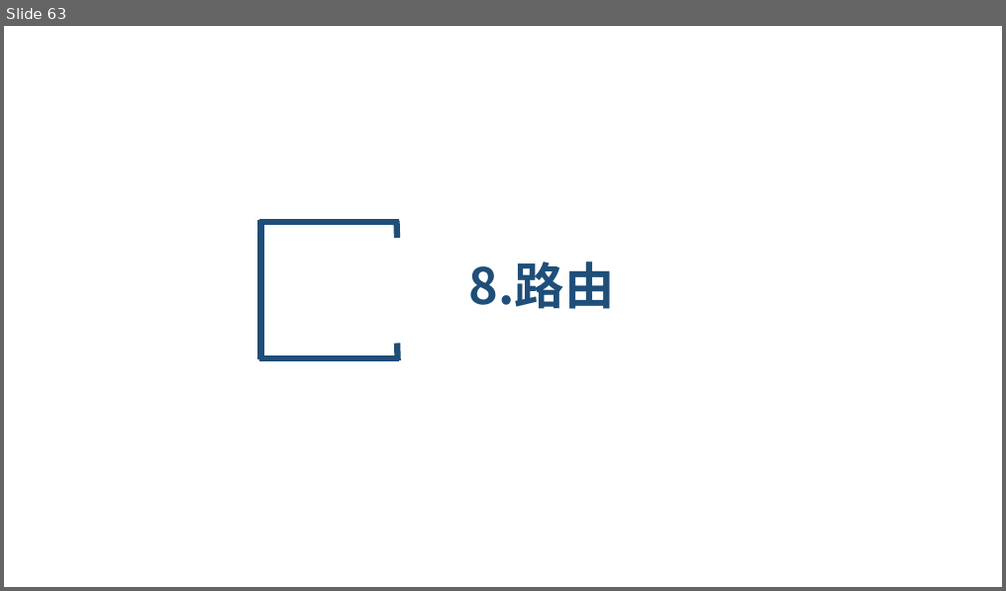
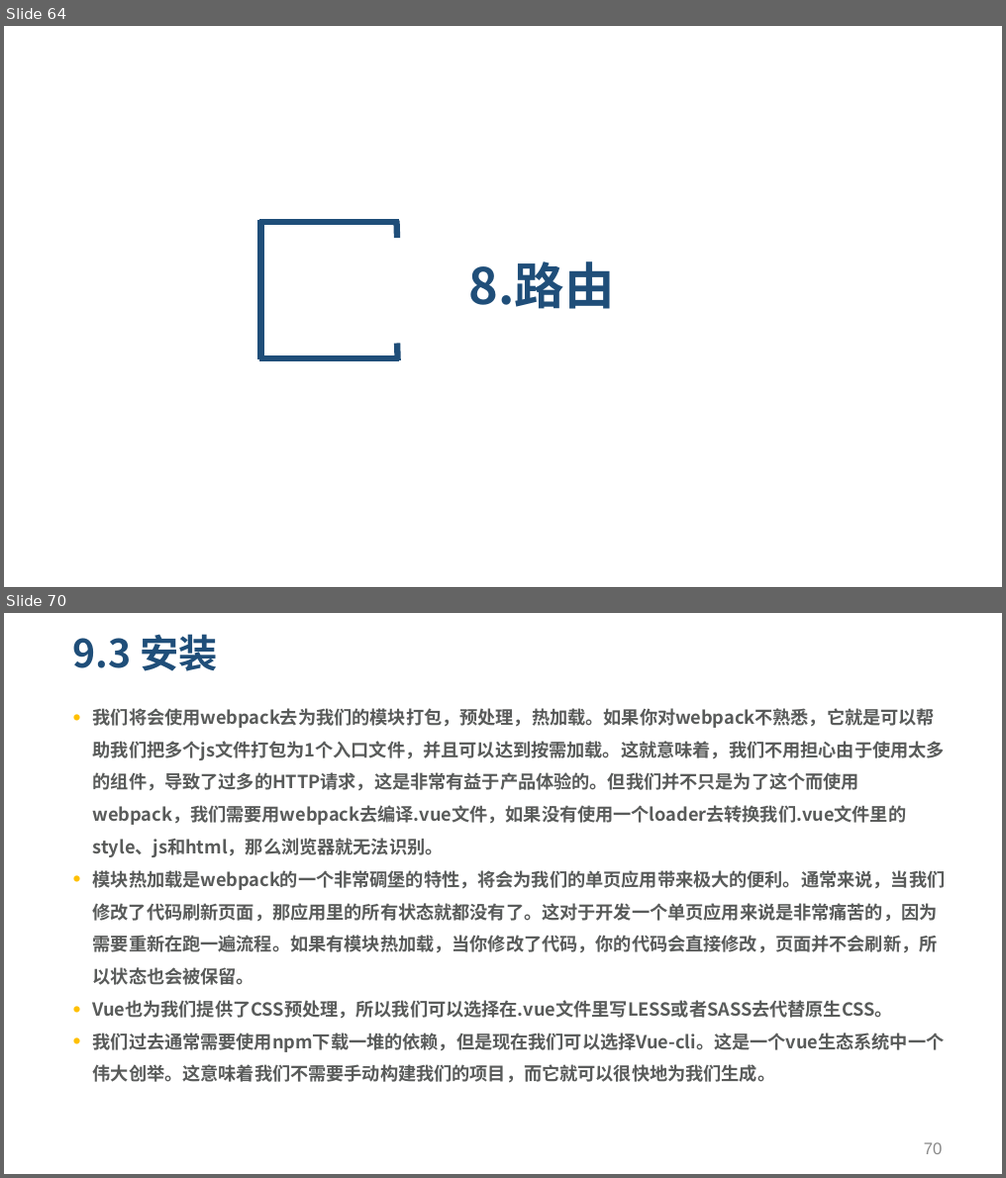
Before and after one commit to yxl2628/vuejs, a slide deck: 03 vue高级特性.pptx. Shown one above the other, each under a label of ours: slide 63 before the commit, slides 64 and 70 after it; the slides between them are not shown. The pictures are 1006x591 and 1006x1178 pixels, drawn with LibreOffice and Linux fonts; fonts in the diff are those of the drawing. Boxes give left, top, right and bottom in pixels: in the first picture for what was removed or moved away, otherwise in the second. Text is boxed around its words. In the diff, an @@ line names an element or a change of style, - is before the commit and + after.

```diff
--- a/03 vue高级特性.pptx
+++ b/03 vue高级特性.pptx
@@ slide 70 added at <box>4,613,1002,1174</box>, background #FFFFFF @@
@@ title added at <box>73,634,217,671</box>, 28 pt, text #1F4E79, bold @@
+9.3 安装
@@ text added at <box>93,708,945,1083</box>, 13 pt, text #595B5A, bold @@
+• 我们将会使用webpack去为我们的模块打包，预处理，热加载。如果你对webpack不熟悉，它就是可以帮助我们把多个js文件打包为1个入口文件，并且可以达到按需加载。这就意味着，我们不用担心由于使用太多的组件，导致了过多的HTTP请求，这是非常有益于产品体验的。但我们并不只是为了这个而使用webpack，我们需要用webpack去编译.vue文件，如果没有使用一个loader去转换我们.vue文件里的style、js和html，那么浏览器就无法识别。
+• 模块热加载是webpack的一个非常碉堡的特性，将会为我们的单页应用带来极大的便利。通常来说，当我们修改了代码刷新页面，那应用里的所有状态就都没有了。这对于开发一个单页应用来说是非常痛苦的，因为需要重新在跑一遍流程。如果有模块热加载，当你修改了代码，你的代码会直接修改，页面并不会刷新，所以状态也会被保留。
+• Vue也为我们提供了CSS预处理，所以我们可以选择在.vue文件里写LESS或者SASS去代替原生CSS。
+• 我们过去通常需要使用npm下载一堆的依赖，但是现在我们可以选择Vue-cli。这是一个vue生态系统中一个伟大创举。这意味着我们不需要手动构建我们的项目，而它就可以很快地为我们生成。
@@ page number added at <box>924,1143,943,1155</box>, 12 pt, text #898989 @@
+70
@@ what was slide 63 is now slide 64 @@
```
Also in this commit, not shown: 4 slides changed, 27 other slides added, 2 other files.
